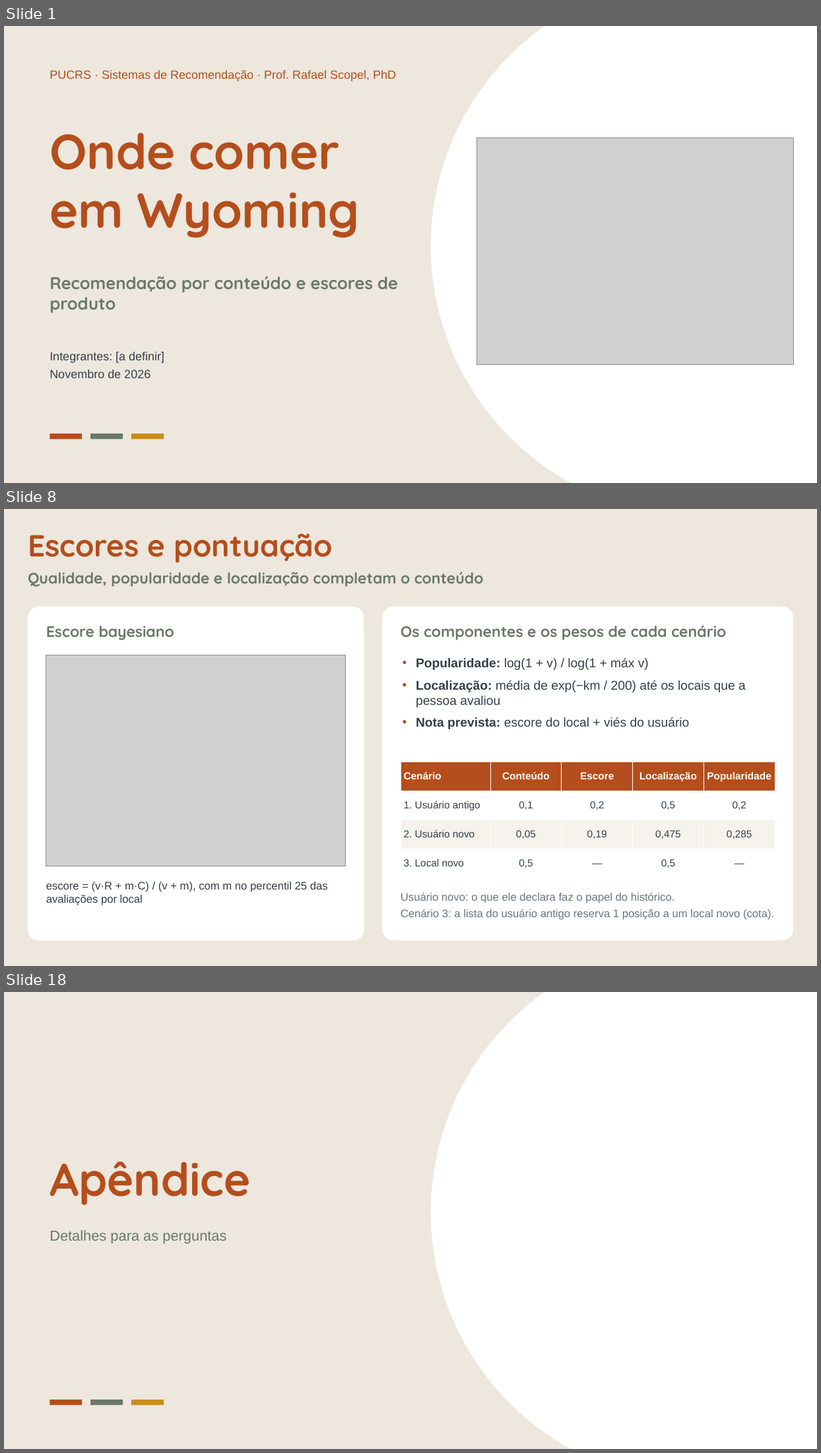
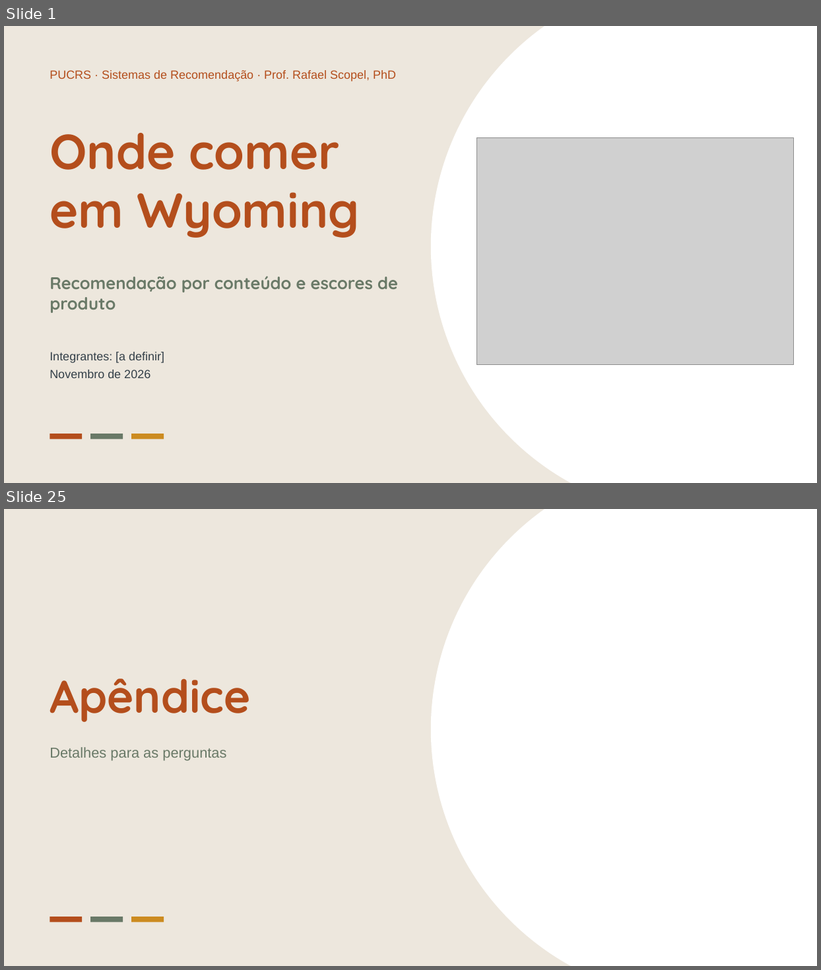
Before and after one commit to Chelughini/sistema-recomendacao-t1, a slide deck: apresentacao/T1_Sistema_Recomendacao.pptx. Shown one above the other, each under a label of ours: slides 1, 8 and 18 before the commit, slides 1 and 25 after it; the slides between them are not shown. The pictures are 821x1453 and 821x970 pixels, drawn with LibreOffice and Linux fonts; fonts in the diff are those of the drawing; grey boxes stand for pictures. Boxes give left, top, right and bottom in pixels: in the first picture for what was removed or moved away, otherwise in the second. Text is boxed around its words. In the diff, an @@ line names an element or a change of style, - is before the commit and + after.

```diff
--- a/apresentacao/T1_Sistema_Recomendacao.pptx
+++ b/apresentacao/T1_Sistema_Recomendacao.pptx
@@ slide 8 removed at (4, 509, 817, 966), background #EDE7DD @@
@@ text removed at (28, 533, 333, 562) @@
-Escores e pontuação
@@ text removed at (28, 572, 484, 587) @@
-Qualidade, popularidade e localização completam o conteúdo
@@ rounded rectangle removed at (28, 607, 364, 941) @@
@@ rounded rectangle removed at (382, 607, 793, 941) @@
@@ text removed at (46, 626, 174, 640) @@
-Escore bayesiano
@@ text removed at (401, 625, 726, 640) @@
-Os componentes e os pesos de cada cenário
@@ picture removed at (46, 656, 346, 867) @@
@@ text removed at (416, 658, 746, 729) @@
-• Popularidade: log(1 + v) / log(1 + máx v)
-• Localização: média de exp(−km / 200) até os locais que a pessoa avaliou
-• Nota prevista: escore do local + viés do usuário
@@ table removed at (401, 762, 776, 878), 4 rows, 5 columns @@
-Cenário | Conteúdo | Escore | Localização | Popularidade
-1. Usuário antigo | 0,1 | 0,2 | 0,5 | 0,2
-2. Usuário novo | 0,05 | 0,19 | 0,475 | 0,285
-3. Local novo | 0,5 | — | 0,5 | —
@@ text removed at (46, 882, 328, 906) @@
-escore = (v·R + m·C) / (v + m), com m no percentil 25 das avaliações por local
@@ text removed at (401, 892, 774, 920) @@
-Usuário novo: o que ele declara faz o papel do histórico.
-Cenário 3: a lista do usuário antigo reserva 1 posição a um local novo (cota).
@@ what was slide 18 is now slide 25 @@
```
Also in this commit, not shown: 20 slides changed, 9 slides added, 1 other slide removed, 4 other files.
